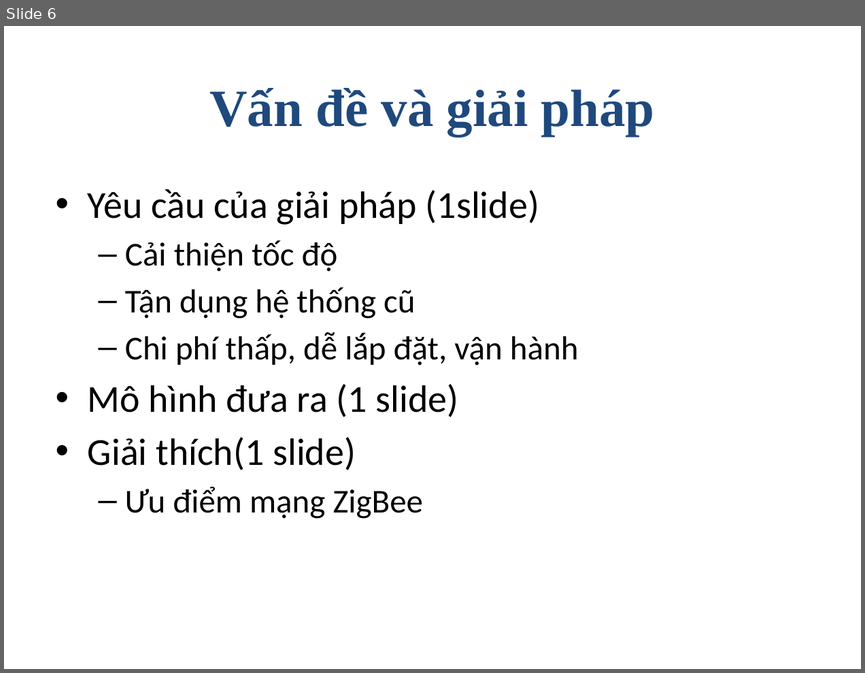
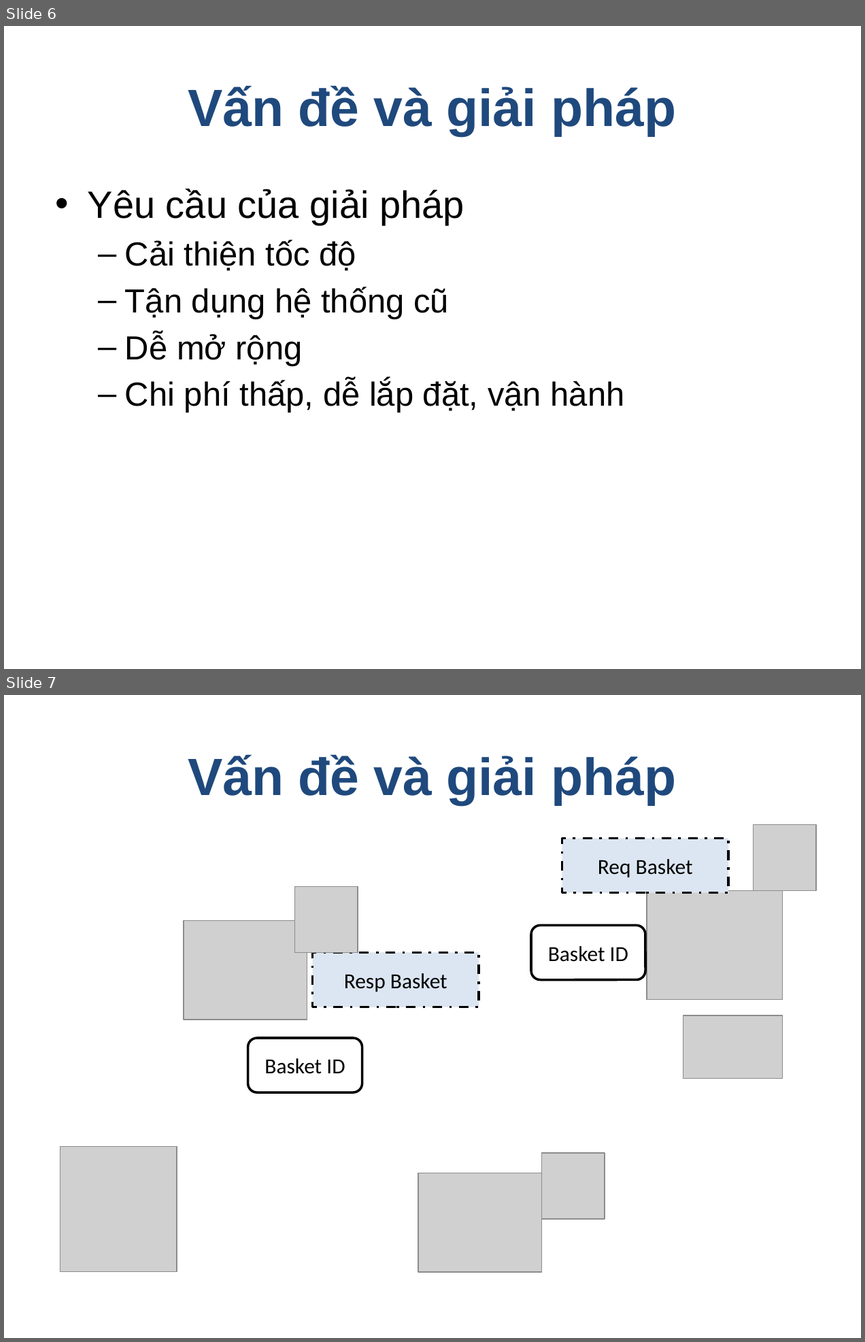
Before and after one commit to golf2109/zigbee-in-supermaket, a slide deck: docs/Report/Queue-Busting.pptx. Shown one above the other, each under a label of ours: slide 6 before the commit, slides 6 and 7 after it. The pictures are 865x673 and 865x1342 pixels, drawn with LibreOffice and Linux fonts; fonts in the diff are those of the drawing; grey boxes stand for pictures. Boxes give left, top, right and bottom in pixels: in the first picture for what was removed or moved away, otherwise in the second. Text is boxed around its words. In the diff, an @@ line names an element or a change of style, - is before the commit and + after.

```diff
--- a/docs/Report/Queue-Busting.pptx
+++ b/docs/Report/Queue-Busting.pptx
@@ slide 7 added at [4, 695, 861, 1338], background #FFFFFF @@
@@ title added at [188, 755, 676, 805], 44 pt, text #1F497D, bold @@
+Vấn đề và giải pháp
@@ picture added at [753, 824, 815, 890] @@
@@ rectangle added at [562, 838, 728, 893], fill #DCE6F2, outline #000000 2 pt dashed, 18 pt, text #000000 @@
+Req Basket
@@ picture added at [294, 886, 357, 952] @@
@@ picture added at [647, 890, 782, 999] @@
@@ picture added at [183, 920, 307, 1020] @@
@@ rounded rectangle added at [531, 926, 645, 981], outline #000000 2 pt, 18 pt, text #000000 @@
+Basket ID
@@ rectangle added at [313, 952, 479, 1007], fill #DCE6F2, outline #000000 2 pt dashed, 18 pt, text #000000 @@
+Resp Basket
@@ picture added at [683, 1015, 783, 1078] @@
@@ rounded rectangle added at [248, 1038, 362, 1093], outline #000000 2 pt, 18 pt, text #000000 @@
+Basket ID
@@ picture added at [60, 1146, 176, 1271] @@
@@ picture added at [542, 1153, 604, 1219] @@
@@ picture added at [418, 1172, 541, 1272] @@
@@ slide 6 changed as well @@
@@ title "Vấn đề và giải pháp" at [188, 86, 676, 136]: font Times New Roman to Arial @@
@@ text at [88, 189, 464, 225]: text changed; font Calibri to Arial @@
-• Yêu cầu của giải pháp (1slide)
+• Yêu cầu của giải pháp
@@ text at [125, 240, 625, 412]: font Calibri to Arial in "Cải thiện tốc độ", "Tận dụng hệ thống cũ", "Chi phí thấp, dễ lắp đặt, vận ..." @@
@@ text at [125, 333, 303, 366]: paragraph added @@
+  – Dễ mở rộng
@@ text at [88, 384, 459, 518]: paragraphs removed @@
-• Mô hình đưa ra (1 slide)
-• Giải thích(1 slide)
-  – Ưu điểm mạng ZigBee
```
Also in this commit, not shown: 8 other slides changed, 3 other slides added.
